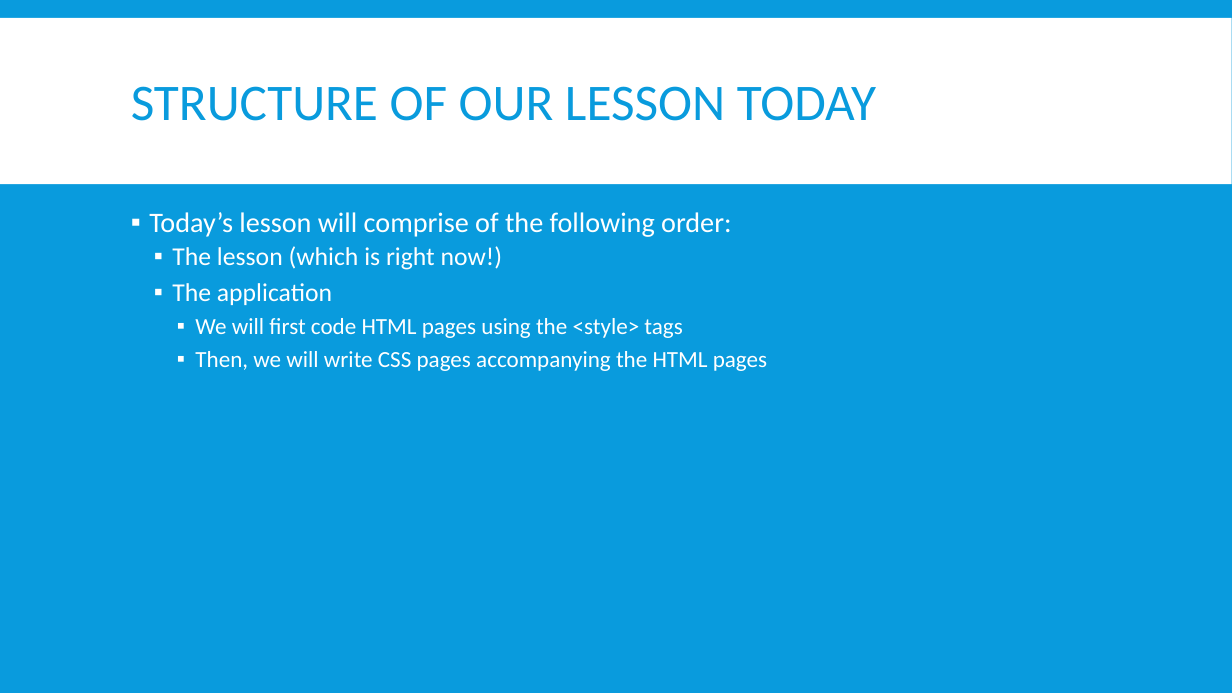
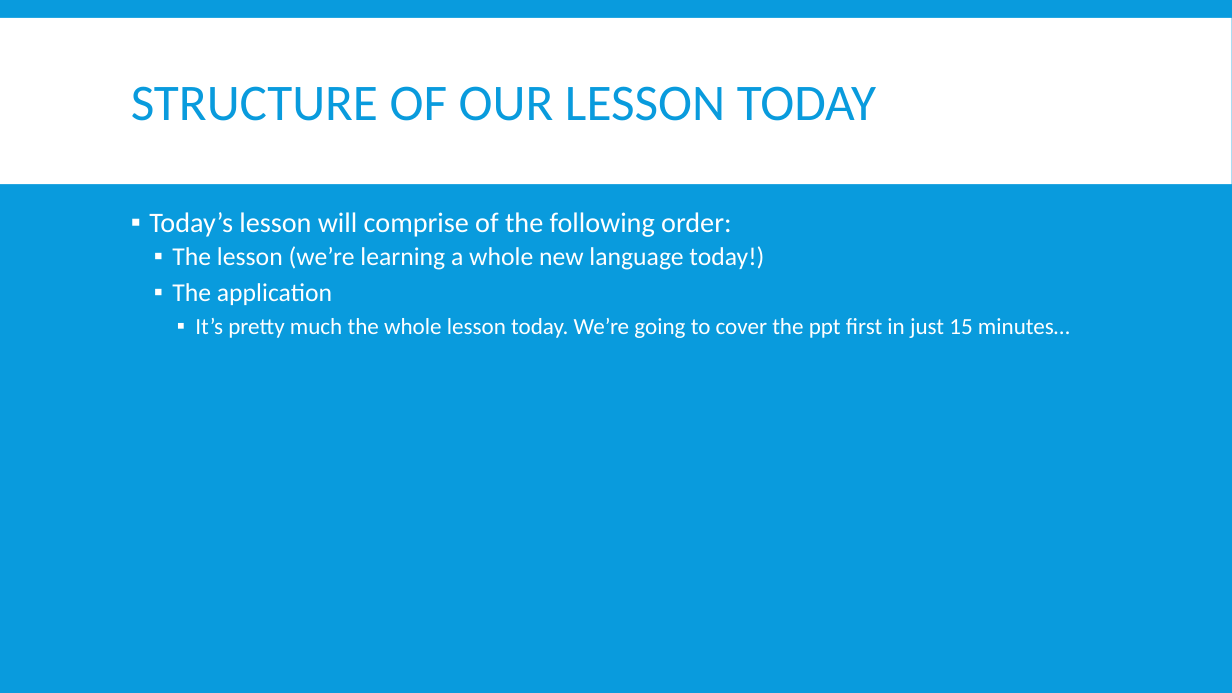
Before and after one commit to EvanTurtileMan/C5-IntroToWebDev, a slide deck: slide 4 of lessons/lesson_note3.pptx. Drawn at 1232x693 pixels with LibreOffice and Linux fonts; fonts in the diff are those of the drawing. Boxes give left, top, right and bottom in pixels: in the first picture for what was removed or moved away, otherwise in the second. Text is boxed around its words. In the diff, an @@ line names an element or a change of style, - is before the commit and + after.

```diff
--- a/lessons/lesson_note3.pptx
+++ b/lessons/lesson_note3.pptx
@@ text at <box>172,246,764,270</box>: text changed @@
-  ▪ The lesson (which is right now!)
+  ▪ The lesson (we’re learning a whole new language today!)
@@ text at <box>195,318,1070,338</box>: text changed @@
-    ▪ We will first code HTML pages using the <style> tags
-    ▪ Then, we will write CSS pages accompanying the HTML pages
+    ▪ It’s pretty much the whole lesson today. We’re going to cover the ppt first in just 15 minutes…
```
Also in this commit, not shown: 7 other slides changed, 3 slides added, 22 slides removed, 5 other files.
